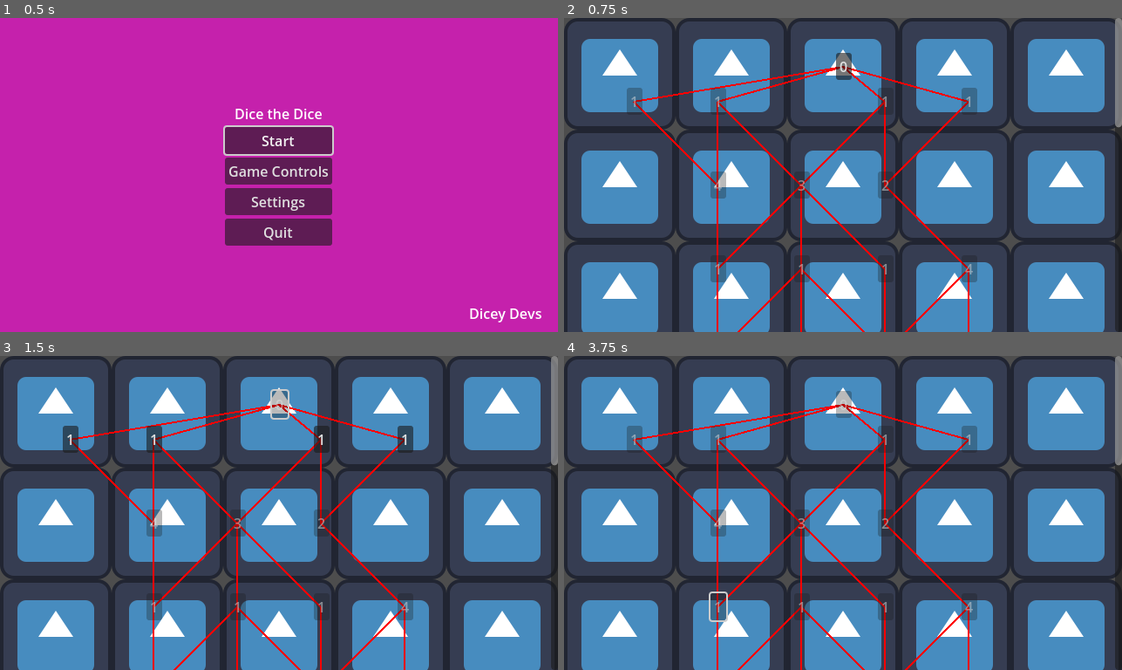
Above: before the commit, frames 1-4 (two rows, left to right).
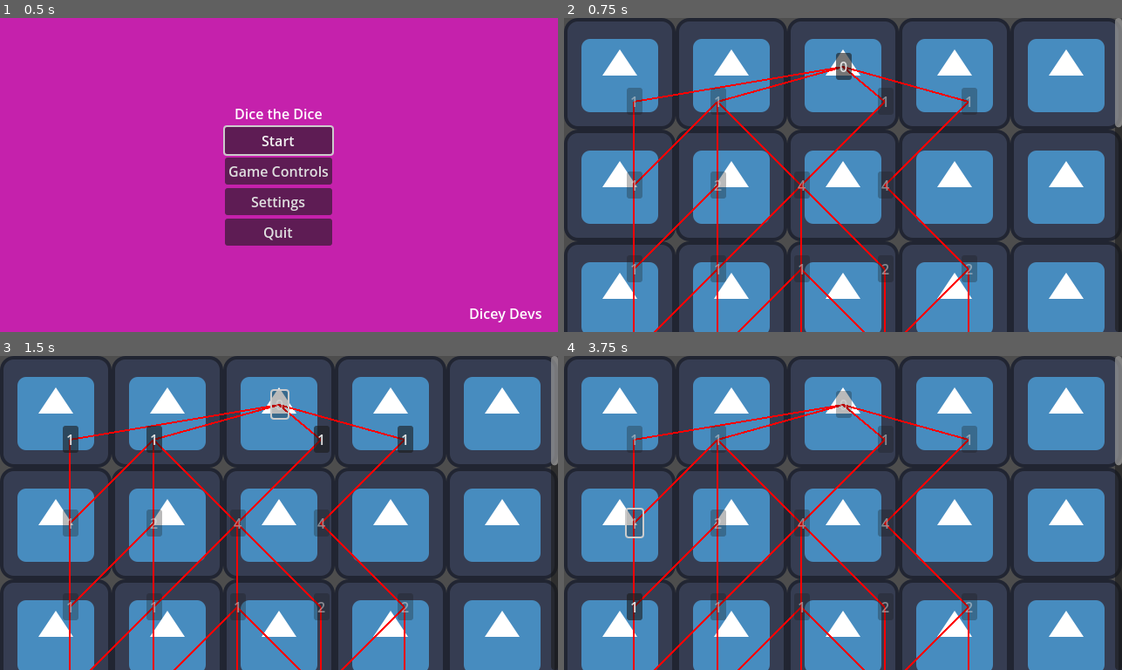
Above: after the commit, the same moments.

Repository: SadBonana/INTD450-Dice_Game
Game: Godot game, scene res://Menus/start_menu.tscn
The game is run twice, just before and just after one commit, with the same random seed, the same clock (stepped at 60 frames per second) and the same inputs. The engine's default icon, where the game draws it, is replaced by a stand-in: a white triangle on a blue panel in a dark square.
Inputs (mouse positions are in pixels of both pictures, inside the frame that each line leads up to):
- Up to frame 1 (0.5 s): no input
- Up to frame 2 (0.75 s): click "Start" at 0.5 s
- Up to frame 3 (1.5 s): click "0" at 1.25 s
- Up to frame 4 (3.75 s): click "1" at 2 s; click (720, 522) at 2.75 s, where only the run before the commit has a clickable "4"; click "1" at 3.5 s

Frame 1 is identical in both runs. In frame 2, 1.2% of the frame differs, in the area x 11-74%, y 26-100%; in frame 3, 1.2%; in frame 4, 1.5%, in the area x 10-74%, y 26-100%.

Commit message:
Fixed issue #83 relating to map generation bug.

Diff:
--- a/map/MapTree.gd
+++ b/map/MapTree.gd
@@ -363,21 +363,21 @@
 	#if (p1.x > 0 + margin and p1.x < screen_width - margin and
 	#		p1.y > 0 + margin and p1.y < screen_height - margin):
 	#if position is within the boundaries, then add to children array
-	if (p1.x > grid_width[0] and p1.x < grid_width[1] and
+	if (p1.x >= grid_width[0] and p1.x < grid_width[1] and
 			p1.y > grid_height[0] and p1.y < grid_height[1]):
 		children.append(p1)
 
 	#if (p2.x > 0 + margin and p2.x < screen_width - margin and
 	#		p2.y > 0 + margin and p2.y < screen_height - margin):
 	#same as for p1
-	if (p2.x > grid_width[0] and p2.x < grid_width[1] and
+	if (p2.x >= grid_width[0] and p2.x < grid_width[1] and
 			p2.y > grid_height[0] and p2.y < grid_height[1]):
 		children.append(p2)
 
 	#if (p3.x > 0 + margin and p3.x < screen_width - margin and
 	#		p3.y > 0 + margin and p3.y < screen_height - margin):
 	#same as for p1
-	if (p3.x > grid_width[0] and p3.x < grid_width[1] and
+	if (p3.x >= grid_width[0] and p3.x < grid_width[1] and
 			p3.y > grid_height[0] and p3.y < grid_height[1]):
 		children.append(p3)
 
